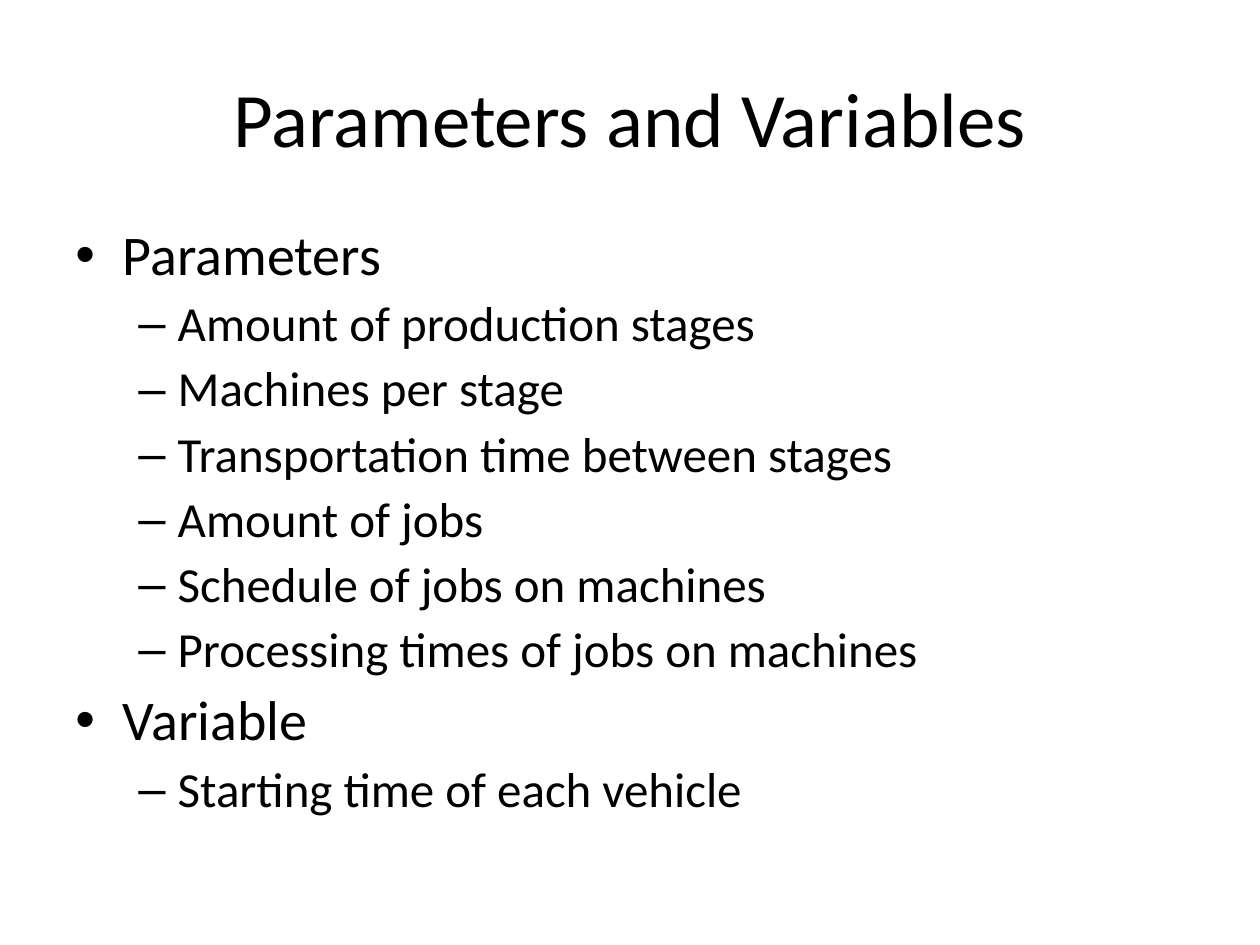
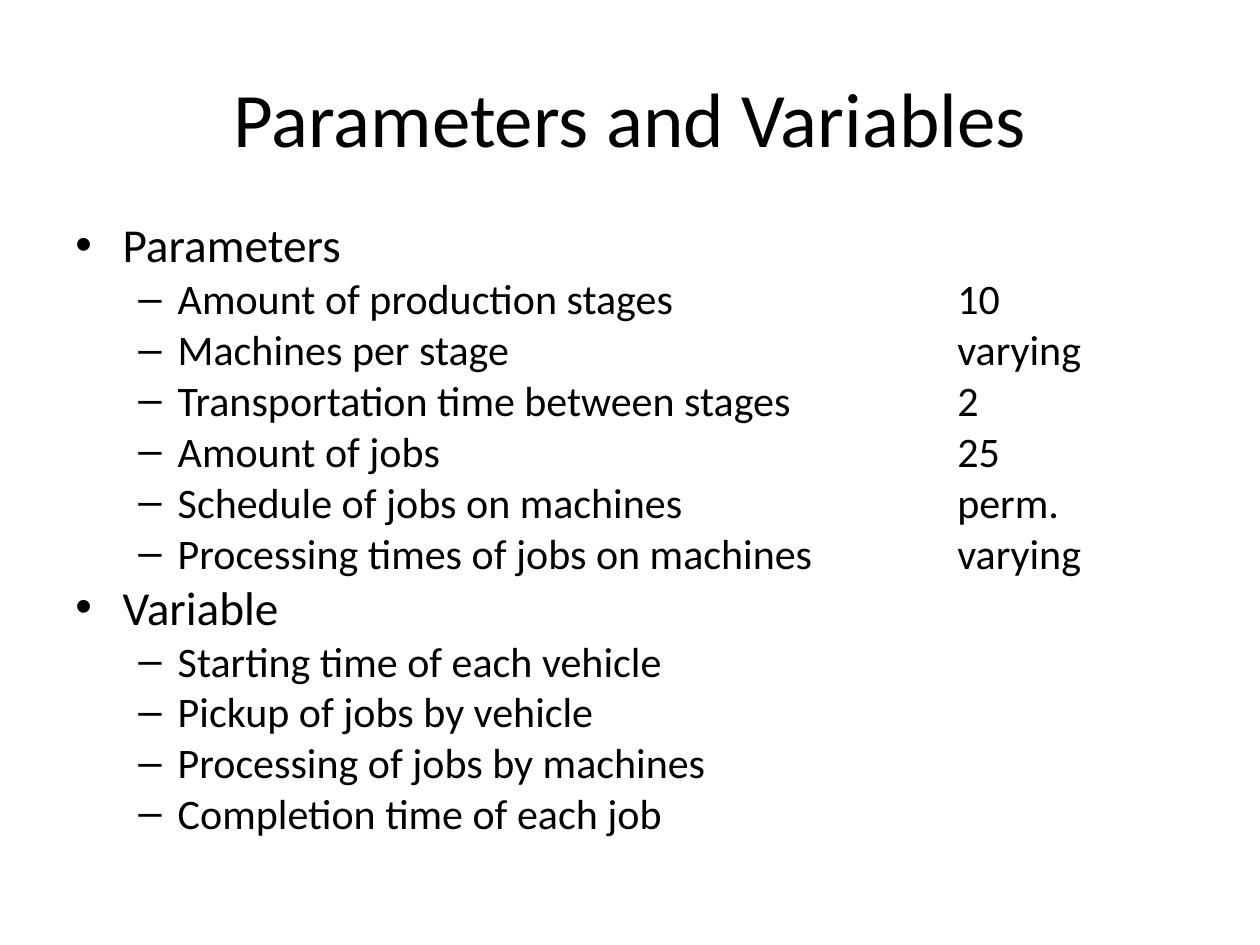
Before and after one commit to Saight/fms, a slide deck: slide 5 of Local Search Algorithms for Scheduling Vehicles in Cyclic.ppt. Drawn at 1260x945 pixels with LibreOffice and Linux fonts; fonts in the diff are those of the drawing. Boxes give left, top, right and bottom in pixels: in the first picture for what was removed or moved away, otherwise in the second. Text is boxed around its words. In the diff, an @@ line names an element or a change of style, - is before the commit and + after.

```diff
--- a/Local Search Algorithms for Scheduling Vehicles in Cyclic.ppt
+++ b/Local Search Algorithms for Scheduling Vehicles in Cyclic.ppt
@@ text at [123,231,661,685]: size 32 to 27 pt in "Parameters", "Variable"; size 28 to 24 pt in "Starting time of each vehicle"; line spacing 0.9 to 0.8; less space between paragraphs @@
@@ text at [178,284,812,577]: text changed; size 28 to 24 pt @@
-  – Amount of production stages
-  – Machines per stage
-  – Transportation time between stages
-  – Amount of jobs
-  – Schedule of jobs on machines
-  – Processing times of jobs on machines
+  – Amount of production stages 10
+  – Machines per stage varying
+  – Transportation time between stages 2
+  – Amount of jobs 25
+  – Schedule of jobs on machines perm.
+  – Processing times of jobs on machines varying
@@ text at [178,697,705,837]: paragraphs added @@
+  – Pickup of jobs by vehicle
+  – Processing of jobs by machines
+  – Completion time of each job
```
Also in this commit, not shown: 5 other slides changed, 2 slides added.
